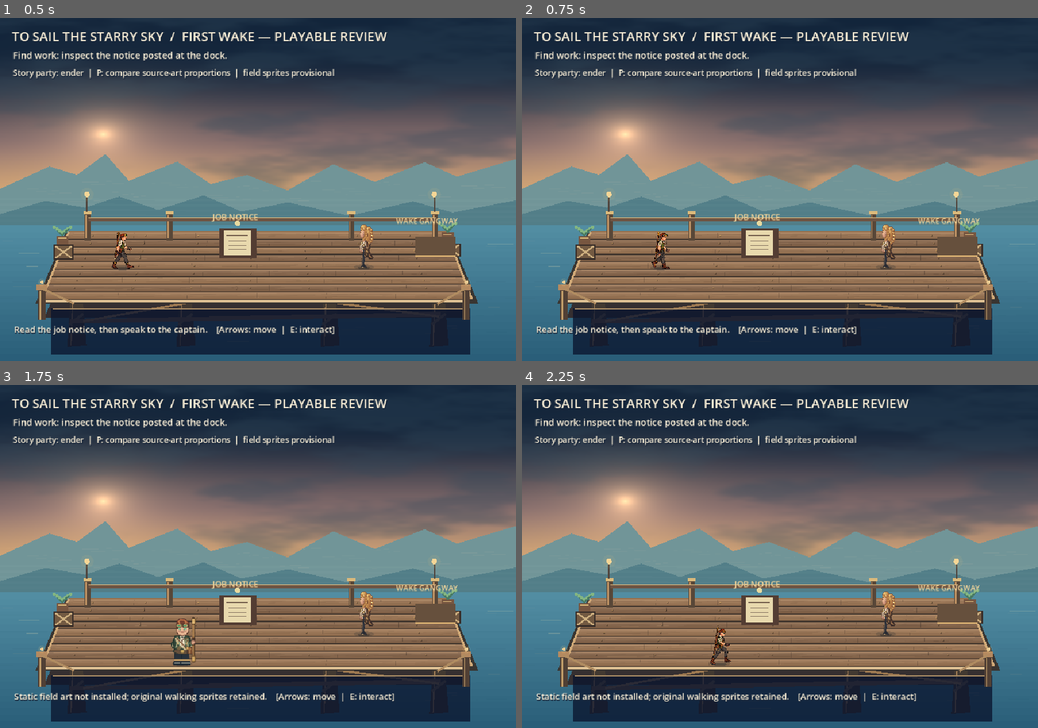
Above: before the commit, frames 1-4 (two rows, left to right).
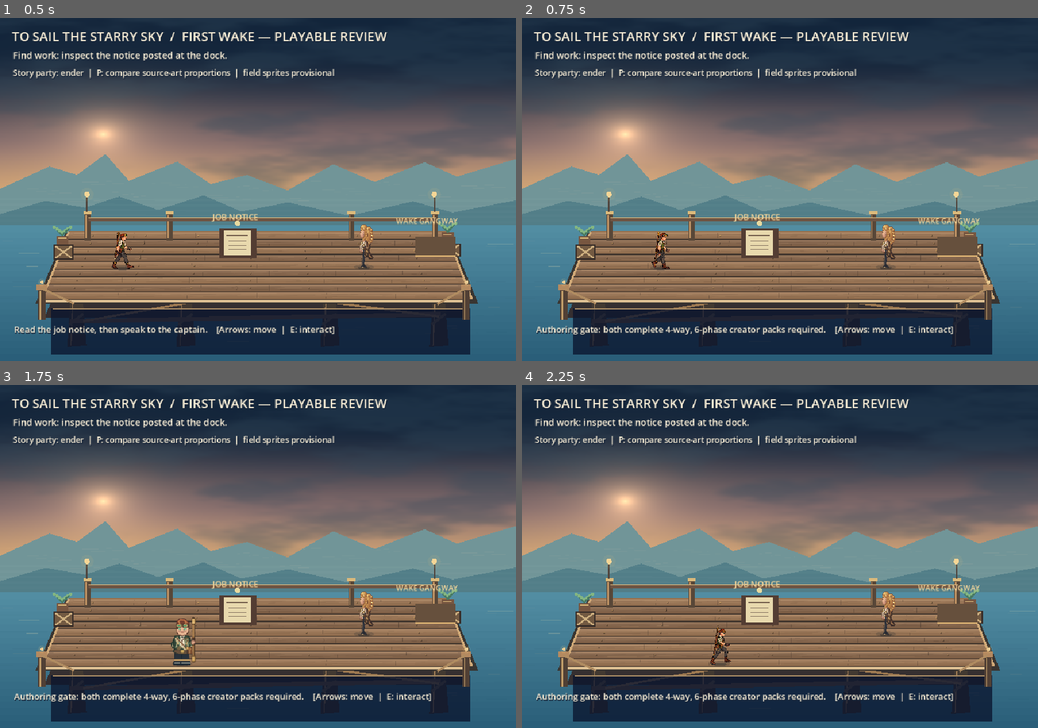
Above: after the commit, the same moments.

Repository: ndrorchestration/ToSailaStarrySky-jrpg
Game: Godot game, scene res://scenes/first_wake_game.tscn
Same seed, same stepped clock (60 frames per second), same inputs: the game is played once before the commit and once after it.
Inputs:
- Up to frame 1 (0.5 s): no input
- Up to frame 2 (0.75 s): tap Enter at 0.5 s; hold Right (ui_right) from 0.53 s (still down); tap O at 0.6 s
- Up to frame 3 (1.75 s): tap P at 0.8, 1.35 s; release Right (ui_right) at 1.28 s; hold Down (ui_down) from 1.28 s (still down); tap O at 1.55 s
- Up to frame 4 (2.25 s): tap Space at 2 s; release Down (ui_down) at 2.03 s; hold Right (ui_right) from 2.03 s (still down); tap 1 (aetherwake_ch1_choice_a) at 2.1 s

Frame 1 is identical in both runs. In frame 2, 1.1% of the frame differs, in the area x 2-84%, y 89-93%; in frame 3, 1.1%; in frame 4, 1.1%.

Commit message:
feat(first-wake): O toggles source-verified 4-way motion and fails closed without both authored packs

Diff:
--- a/godot/scripts/first_wake_job_preview.gd
+++ b/godot/scripts/first_wake_job_preview.gd
@@ -162,9 +162,34 @@
 func _unhandled_input(event: InputEvent) -> void:
     if room == "flight_review":
         return
+    # Genuine authored 4-way motion asset preview (only with 48 local source
+    # PNGs and both hash-bound manifests). Missing art never fakes a walk cycle.
+    if room == "dock" and event is InputEventKey and event.pressed and not event.echo and event.keycode == KEY_O:
+        var enable_motion: bool = not ender.creator_motion_enabled
+        if not enable_motion:
+            ender.enable_creator_motion(false)
+            ionia.enable_creator_motion(false)
+            last_message = "Authentic motion preview OFF — prior field art restored."
+        elif not ender.has_creator_motion() or not ionia.has_creator_motion():
+            last_message = "Authoring gate: both complete 4-way, 6-phase creator packs required."
+        else:
+            var ender_ready: bool = ender.enable_creator_motion(true)
+            var ionia_ready: bool = ionia.enable_creator_motion(true)
+            if not ender_ready or not ionia_ready:
+                ender.enable_creator_motion(false)
+                ionia.enable_creator_motion(false)
+                last_message = "Motion source failed verification; original actors preserved."
+            else:
+                last_message = "Creator-authored motion REVIEW — 4 directions, 6 verified frames."
+        _sync_presentation()
+        get_viewport().set_input_as_handled()
+        return
     # Optional source-locked *static* character proportions study.
     # Does not fake six authored walk phases or change physics/story authority.
     if room == "dock" and event is InputEventKey and event.pressed and not event.echo and event.keycode == KEY_P:
+        if ender.creator_motion_enabled or ionia.creator_motion_enabled:
+            ender.enable_creator_motion(false)
+            ionia.enable_creator_motion(false)
         var next_enabled: bool = not ender.creator_standee_enabled
         var e: bool = ender.enable_creator_standee(next_enabled)
         var i: bool = ionia.enable_creator_standee(next_enabled)
@@ -380,6 +405,7 @@
     else:
         objective.text = "Engineering: inspect reference, containment and fuel (%d / 3)." % inspected_items.size()
     party_label.text = "Story party: " + " + ".join(opening.active_party_ids) + (
+        "  |  O: authentic 4-way motion REVIEW (private art)" if ender.creator_motion_enabled else
         "  |  P: creator matte study (STATIC; walk animation pending)" if ender.creator_standee_enabled and ender.creator_standee_variant == "matte_v3" else
         "  |  P: original-source STATIC standee (walk animation pending)" if ender.creator_standee_enabled else
         "  |  P: compare source-art proportions  |  field sprites provisional")
